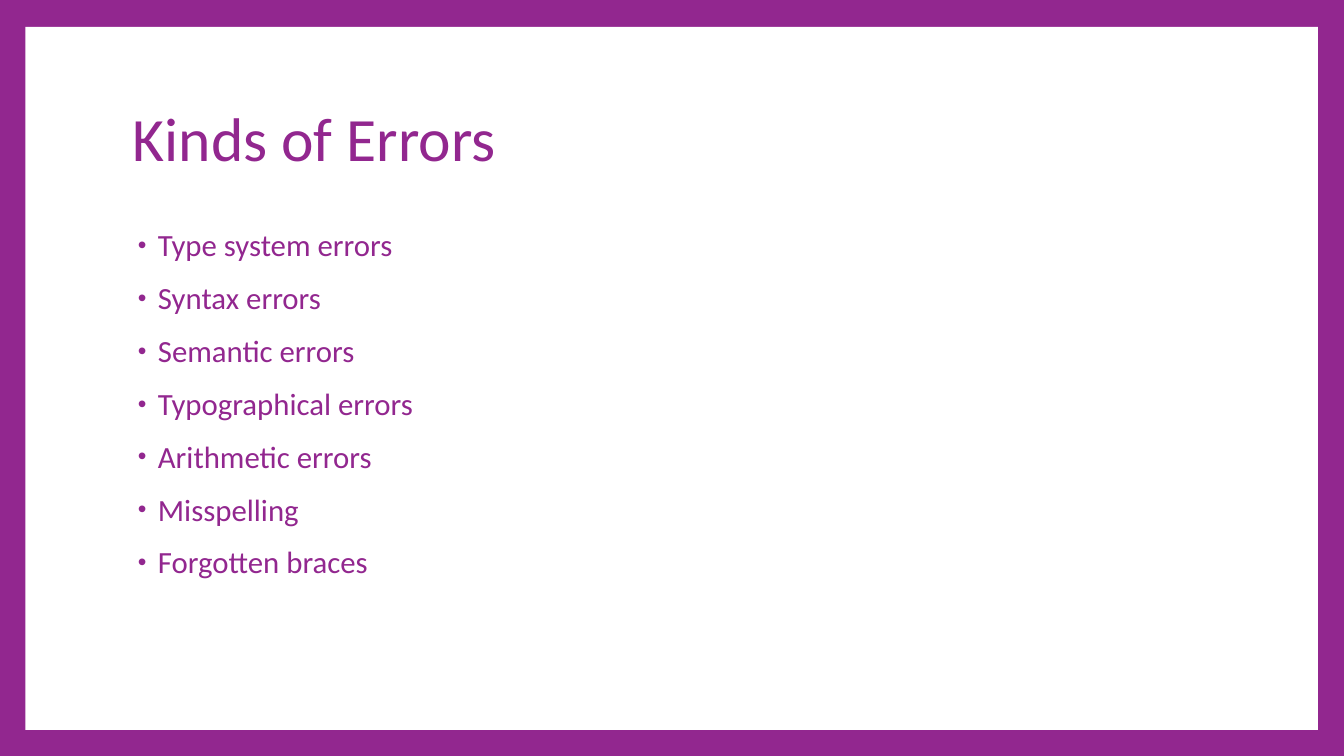
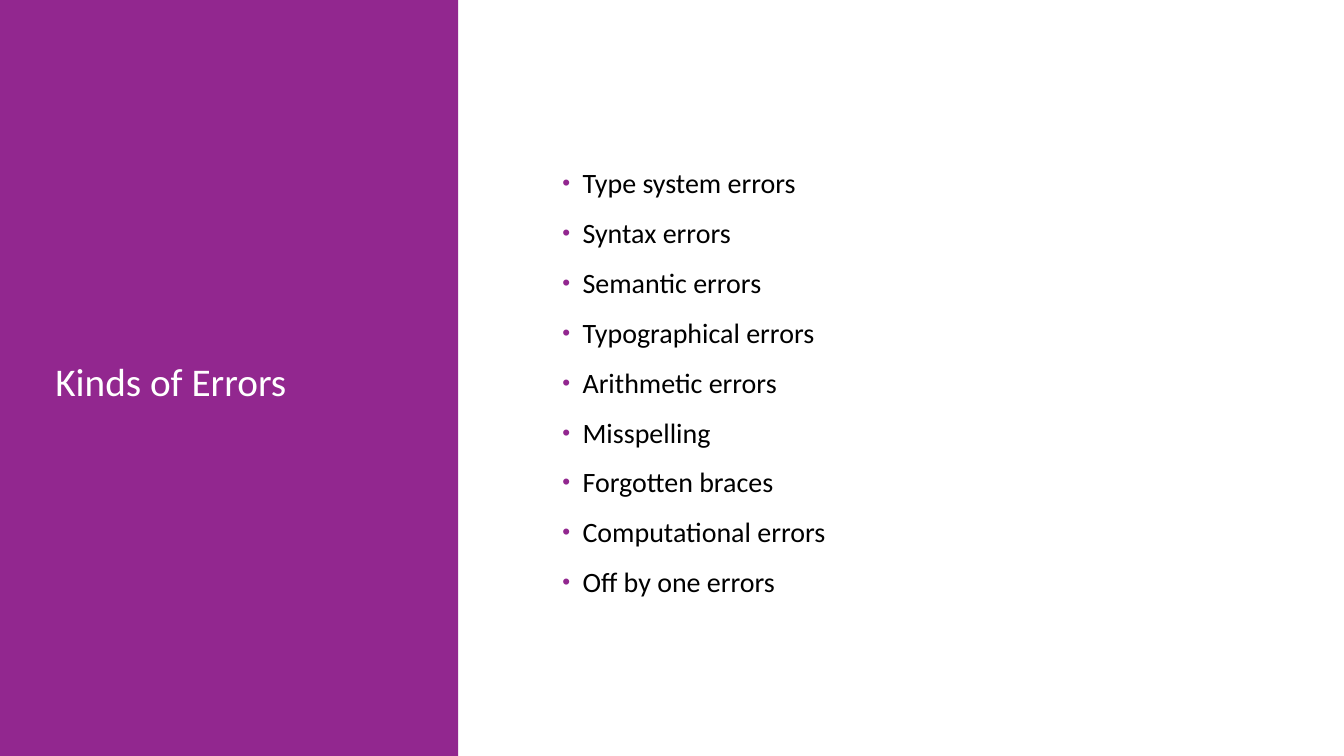
Before and after one commit to cdiggins/cs321, a slide deck: slide 11 of class-notes/cs321-winter-2023-lecture-7.pptx (slide 13 before the commit). Drawn at 1344x756 pixels with LibreOffice and Linux fonts; fonts in the diff are those of the drawing. Boxes give left, top, right and bottom in pixels: in the first picture for what was removed or moved away, otherwise in the second. Text is boxed around its words. In the diff, an @@ line names an element or a change of style, - is before the commit and + after.

```diff
--- a/class-notes/cs321-winter-2023-lecture-7.pptx
+++ b/class-notes/cs321-winter-2023-lecture-7.pptx
@@ background #92278F to #FFFFFF @@
@@ rectangle added at [0, 0, 1344, 756], fill #FFFFFF @@
@@ rectangle added at [0, 0, 458, 756], fill #92278F @@
@@ rectangle removed at [26, 27, 1318, 730] @@
@@ title "Kinds of Errors": place and size @@
-title "Kinds of Errors" at [133, 118, 496, 162]
+title "Kinds of Errors" at [55, 368, 287, 397]
@@ title "Kinds of Errors" at [55, 368, 287, 397]: size 66 to 42 pt, text colour #92278F to #FFFFFF @@
@@ text "Type system errors": place and size @@
-text "Type system errors" at [158, 236, 413, 579]
+text "Type system errors" at [583, 175, 825, 597]
@@ text "Type system errors" at [583, 175, 825, 597]: vertical alignment top to middle @@
@@ text at [583, 175, 814, 497]: size 33 to 30 pt, text colour #92278F to #000000 in "Type system errors", "Syntax errors", "Semantic errors", "Typographical errors" and 3 more places @@
@@ text at [583, 522, 825, 597]: paragraphs added @@
+• Computational errors
+• Off by one errors
```
Also in this commit, not shown: 20 other slides changed, 3 slides added, 6 slides removed, 1 other file.
